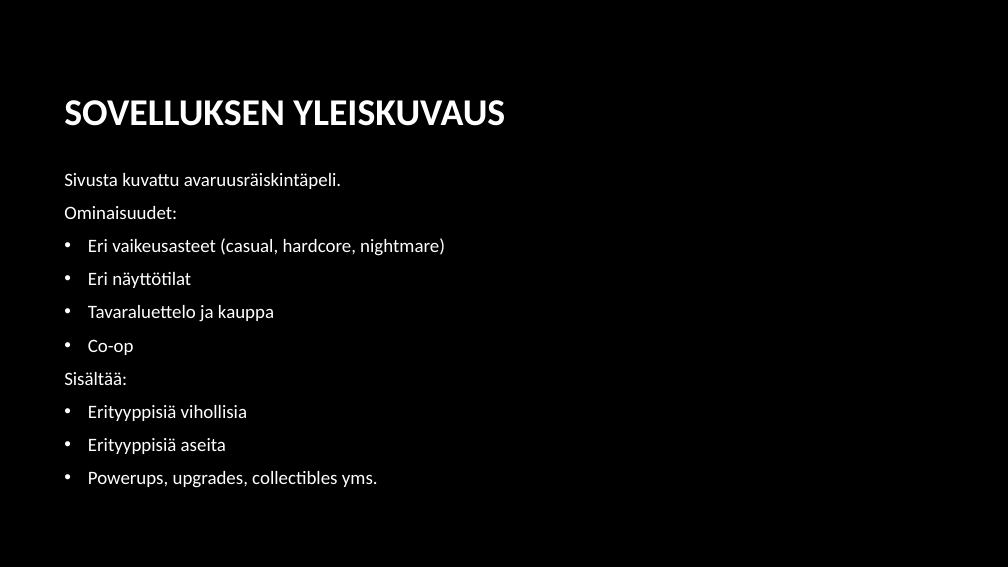
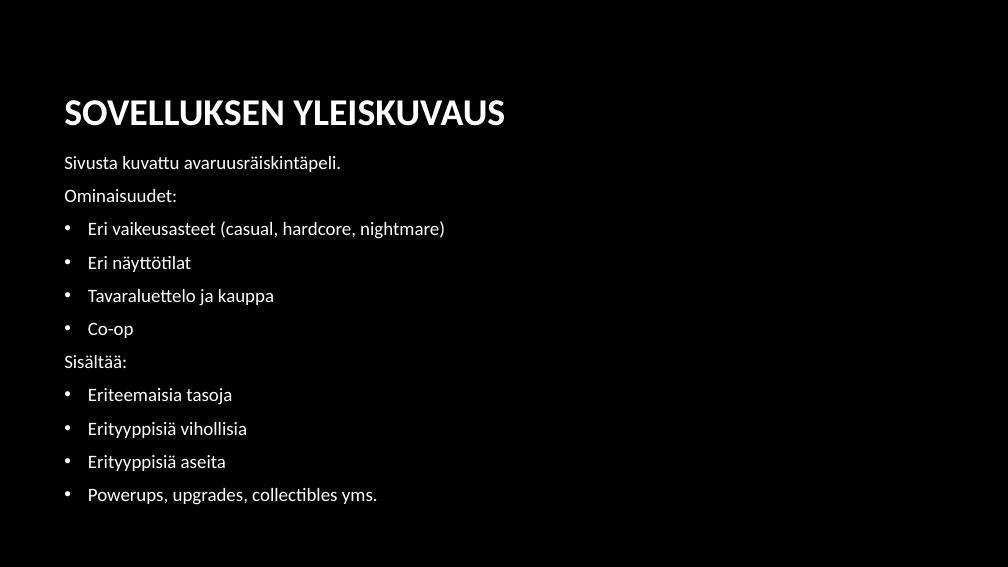
Before and after one commit to VilRan/SpaceShooter, a slide deck: slide 2 of Documentation/SpaceShooter.pptx. Drawn at 1008x567 pixels with LibreOffice and Linux fonts; fonts in the diff are those of the drawing; background and template pictures are left out. Boxes give left, top, right and bottom in pixels: in the first picture for what was removed or moved away, otherwise in the second. Text is boxed around its words. In the diff, an @@ line names an element or a change of style, - is before the commit and + after.

Commit message:
Update documentation

```diff
--- a/Documentation/SpaceShooter.pptx
+++ b/Documentation/SpaceShooter.pptx
@@ text at [88, 388, 232, 405]: paragraph added @@
+• Eriteemaisia tasoja
```
